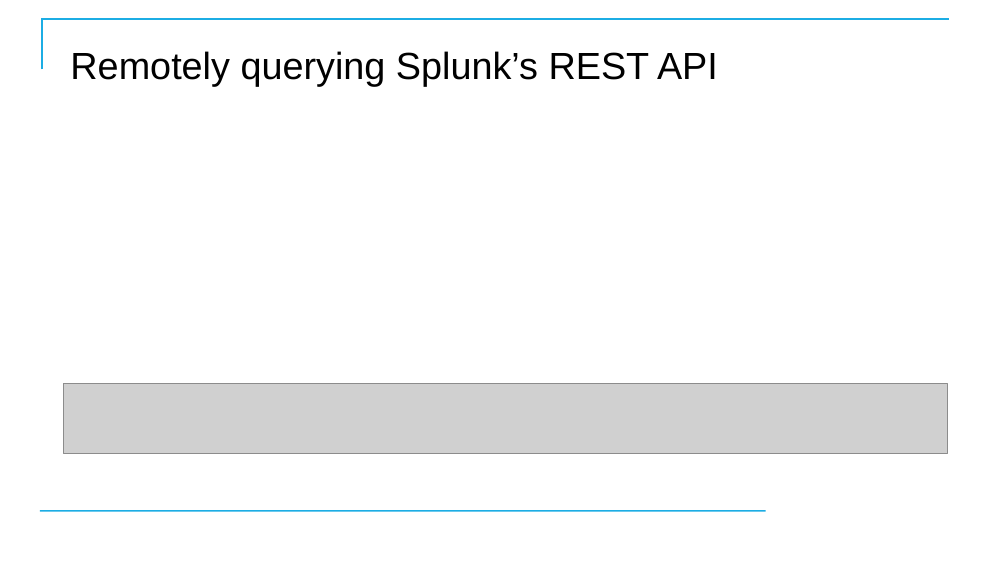
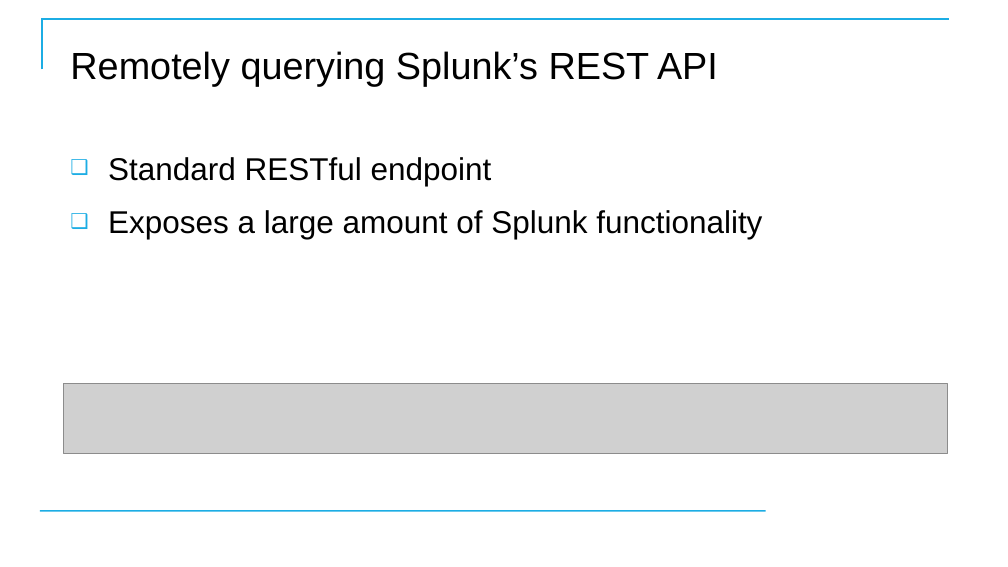
Before and after one commit to CostelloTechnicalConsulting/XSPLK2ClassFiles, a slide deck: slide 99 of ppt/SplunkFundamentals2v1_3.pptx. Drawn at 1008x567 pixels with LibreOffice and Linux fonts; fonts in the diff are those of the drawing; grey boxes stand for pictures; background and template pictures are left out. Boxes give left, top, right and bottom in pixels: in the first picture for what was removed or moved away, otherwise in the second. Text is boxed around its words. In the diff, an @@ line names an element or a change of style, - is before the commit and + after.

```diff
--- a/ppt/SplunkFundamentals2v1_3.pptx
+++ b/ppt/SplunkFundamentals2v1_3.pptx
@@ text added at (108,157,762,239), 30 pt, text #000000 @@
+❑ Standard RESTful endpoint
+❑ Exposes a large amount of Splunk functionality
```
Also in this commit, not shown: 2 other slides changed, 1 other file.
